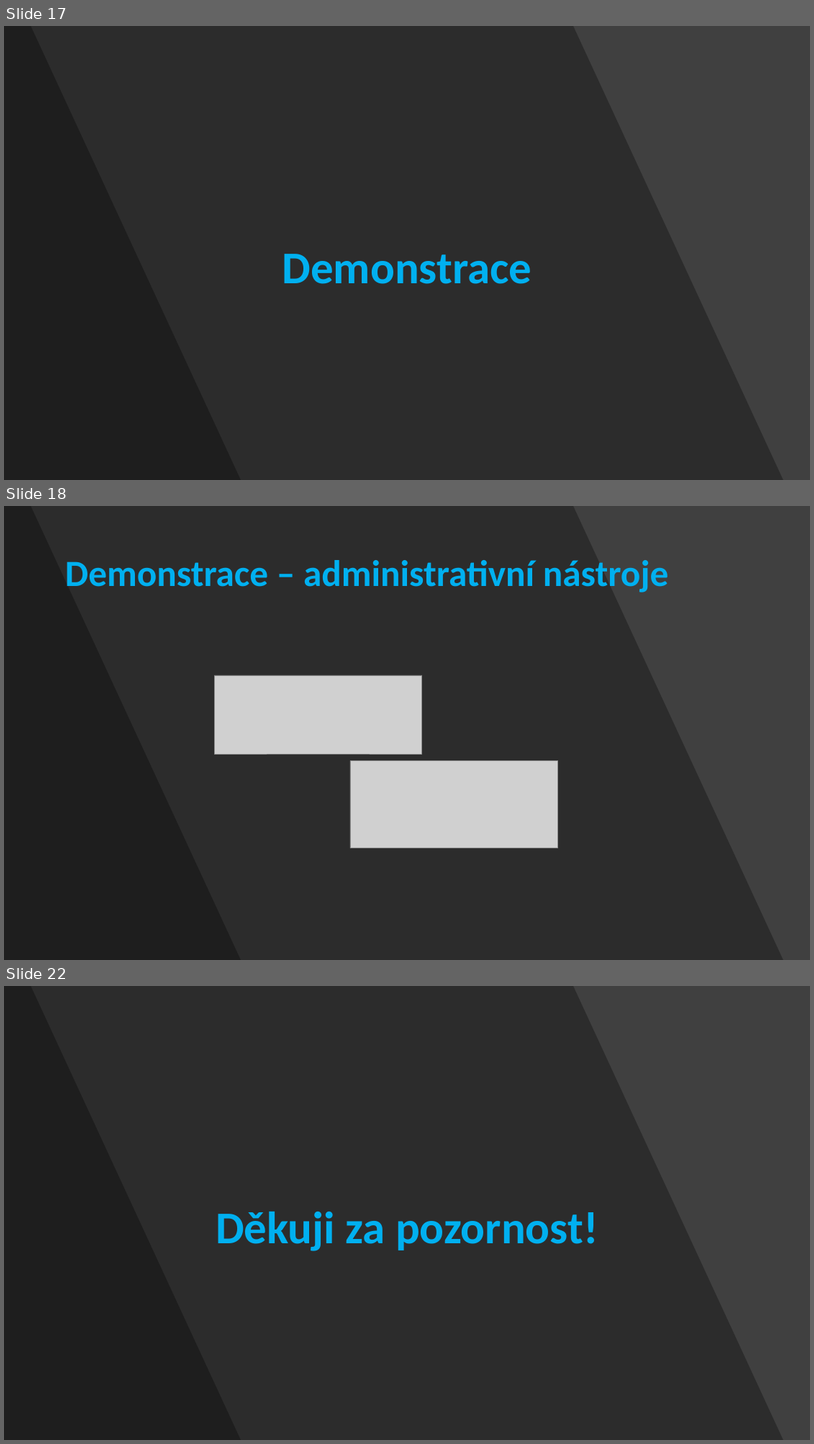
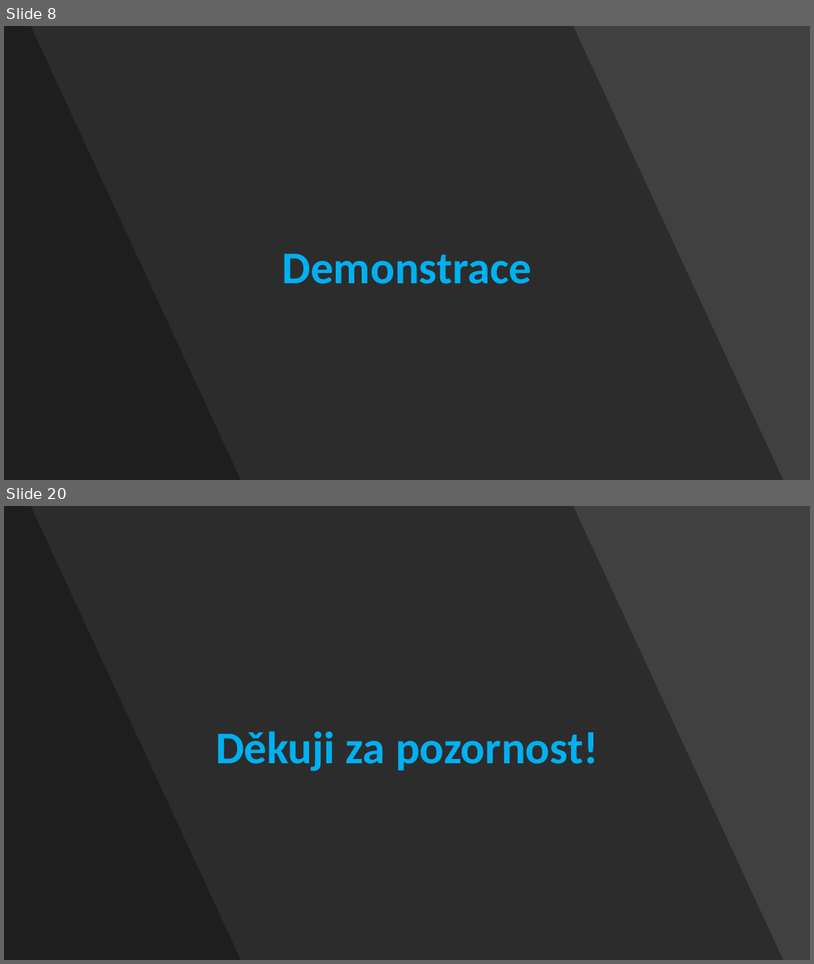
Before and after one commit to Fortex365/DiscordBot, a slide deck: Bot na platformě Discord.pptx. Shown one above the other, each under a label of ours: slides 17, 18 and 22 before the commit, slides 8 and 20 after it; the slides between them are not shown. The pictures are 814x1444 and 814x964 pixels, drawn with LibreOffice and Linux fonts; fonts in the diff are those of the drawing; grey boxes stand for pictures. Boxes give left, top, right and bottom in pixels: in the first picture for what was removed or moved away, otherwise in the second. Text is boxed around its words. In the diff, an @@ line names an element or a change of style, - is before the commit and + after.

```diff
--- a/Bot na platformě Discord.pptx
+++ b/Bot na platformě Discord.pptx
@@ slide 18 removed at [4, 506, 810, 960], background #404040 @@
@@ freeform shape removed at [4, 506, 784, 960] @@
@@ freeform shape removed at [4, 506, 241, 960] @@
@@ title removed at [65, 560, 669, 592] @@
-Demonstrace – administrativní nástroje
@@ picture removed at [214, 675, 422, 754] @@
@@ picture removed at [350, 761, 558, 848] @@
@@ what was slide 17 is now slide 8 @@
@@ what was slide 22 is now slide 20 @@
```
Also in this commit, not shown: 9 slides changed, 6 slides added, 7 other slides removed, 1 other file.
